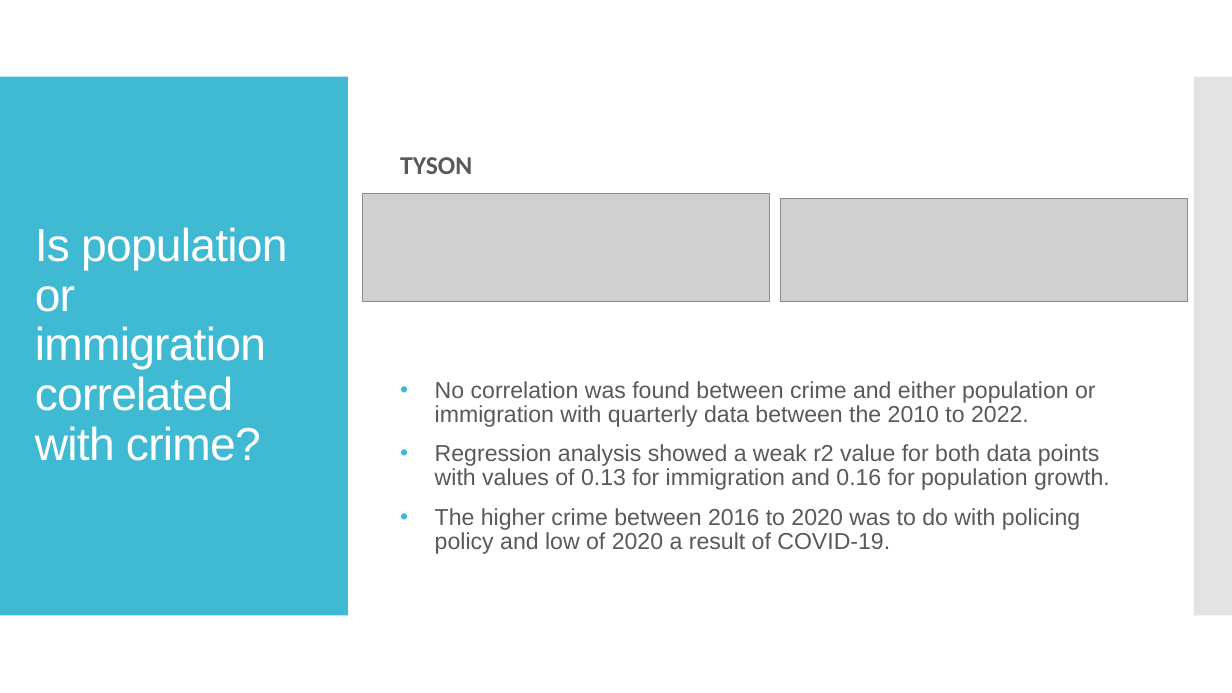
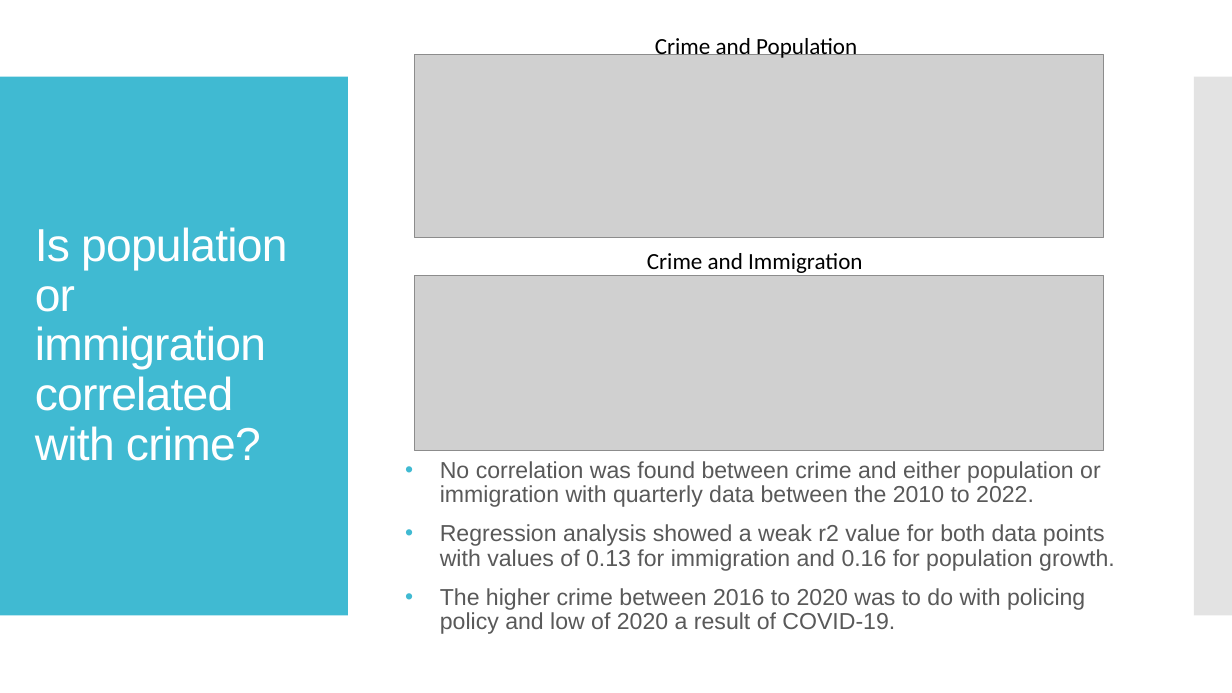
Before and after one commit to DrishP98/Project-1-, a slide deck: slide 3 of crime_data_wa_final.pptx. Drawn at 1232x693 pixels with LibreOffice and Linux fonts; fonts in the diff are those of the drawing; grey boxes stand for pictures. Boxes give left, top, right and bottom in pixels: in the first picture for what was removed or moved away, otherwise in the second. Text is boxed around its words. In the diff, an @@ line names an element or a change of style, - is before the commit and + after.

```diff
--- a/crime_data_wa_final.pptx
+++ b/crime_data_wa_final.pptx
@@ picture resized from (x1=362, y1=194, x2=769, y2=302) to (x1=415, y1=55, x2=1104, y2=238) @@
@@ text added at (x1=655, y1=35, x2=857, y2=58), 18 pt, text #000000 @@
+Crime and Population
@@ text removed at (x1=400, y1=157, x2=472, y2=174) @@
-TYSON
@@ text added at (x1=647, y1=253, x2=862, y2=276), 18 pt, text #000000 @@
+Crime and Immigration
@@ picture resized from (x1=781, y1=199, x2=1188, y2=302) to (x1=415, y1=275, x2=1104, y2=450) @@
@@ text "No correlation was found between ..." moved from (x1=435, y1=381, x2=1110, y2=554) to (x1=440, y1=461, x2=1115, y2=634) @@
```
